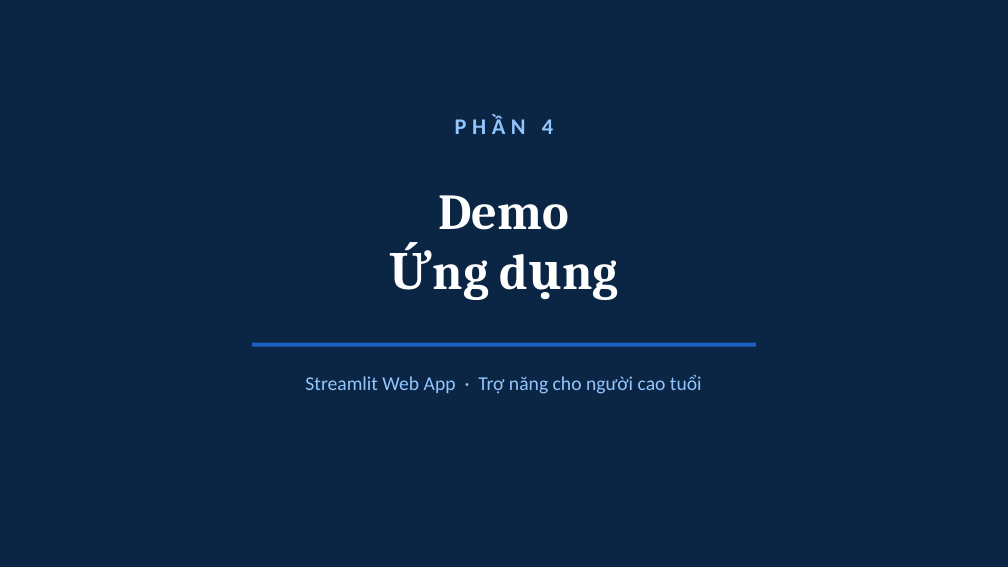
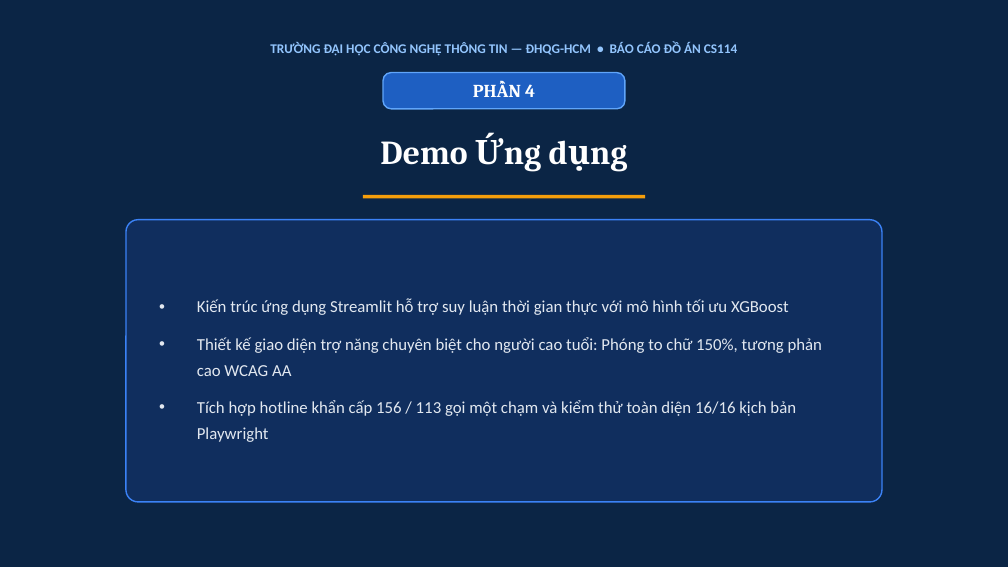
Before and after one commit to uit-25730067-chithanh/CS114-Team10-Elderly-Scam-Detection, a slide deck: slide 13 of draft/scam-detection/reports/slides/phase09_presentation.pptx. Drawn at 1008x567 pixels with LibreOffice and Linux fonts; fonts in the diff are those of the drawing. Boxes give left, top, right and bottom in pixels: in the first picture for what was removed or moved away, otherwise in the second. Text is boxed around its words. In the diff, an @@ line names an element or a change of style, - is before the commit and + after.

Commit message:
feat(phase09): finalize slide presentation layout and export official pptx and pdf
- Refine Slide 1 layout with resized logo, natural semantic line breaks, and balanced attribution rhythm
- Update section divider titles (Slide 5, 9, 13, 15, 19) to clean single-line titles
- Adjust Slide 12 SHAP bounding boxes and add official figure caption
- Tune Slide 14 demo application feature bullet spacing and typography
- Export finalized PPTX and PDF deliverables after manual adjustments

```diff
--- a/draft/scam-detection/reports/slides/phase09_presentation.pptx
+++ b/draft/scam-detection/reports/slides/phase09_presentation.pptx
@@ text added at (x1=270, y1=42, x2=737, y2=56), 9.5 pt, text #93C5FD, bold @@
+TRƯỜNG ĐẠI HỌC CÔNG NGHỆ THÔNG TIN — ĐHQG-HCM • BÁO CÁO ĐỒ ÁN CS114
@@ text "PHẦN 4" moved from (x1=455, y1=116, x2=553, y2=134) to (x1=525, y1=84, x2=535, y2=97) @@
@@ text "PHẦN 4" at (x1=525, y1=84, x2=535, y2=97): size 16 to 13 pt, font Calibri to Cambria, text colour #93C5FD to #FFFFFF, letter spacing 4 to 0 pt @@
@@ rounded rectangle added at (x1=383, y1=73, x2=625, y2=109), fill #1E5FC2, outline #60A5FA 1 pt @@
@@ text at (x1=261, y1=141, x2=467, y2=315): text changed; size 36 to 24 pt @@
-Demo
-Ứng dụng
+Demo Ứng dụng
@@ line added from (363, 197) to (645, 197), #F59E0B 2.5 pt @@
@@ rounded rectangle added at (x1=126, y1=220, x2=882, y2=502), fill #102E5E, outline #3B82F6 1 pt @@
@@ text added at (x1=197, y1=299, x2=822, y2=442), 12 pt, text #E2E8F0 @@
+• Kiến trúc ứng dụng Streamlit hỗ trợ suy luận thời gian thực với mô hình tối ưu XGBoost
+• Thiết kế giao diện trợ năng chuyên biệt cho người cao tuổi: Phóng to chữ 150%, tương phản cao WCAG AA
+• Tích hợp hotline khẩn cấp 156 / 113 gọi một chạm và kiểm thử toàn diện 16/16 kịch bản Playwright
@@ rectangle removed at (x1=252, y1=343, x2=756, y2=347) @@
@@ text removed at (x1=305, y1=375, x2=702, y2=394) @@
-Streamlit Web App · Trợ năng cho người cao tuổi
```
Also in this commit, not shown: 19 other slides changed, 2 slides added, 2 slides removed, 2 other files.
